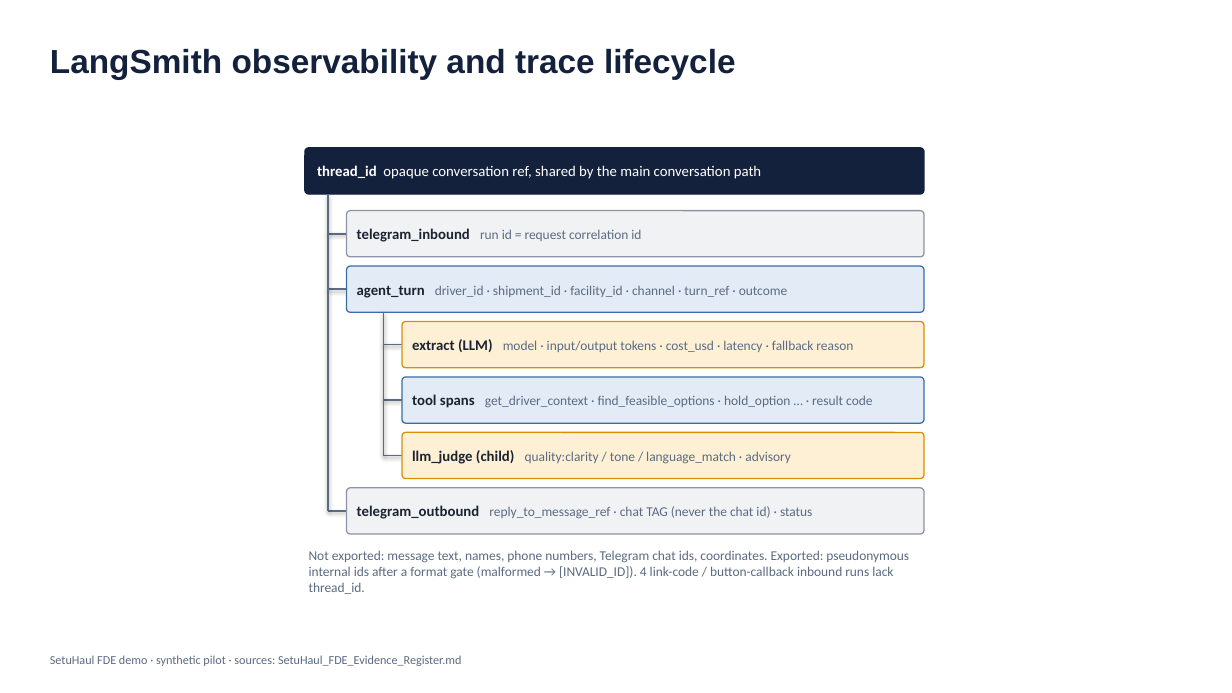
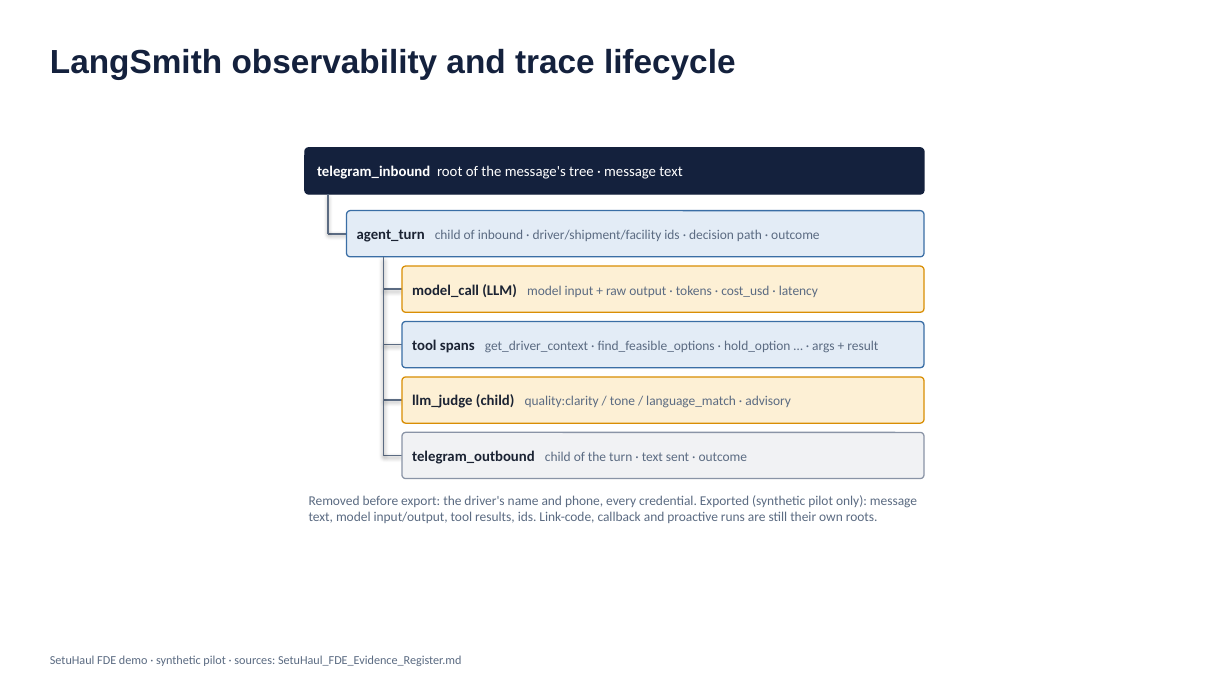
Before and after one commit to amolam/setuhaul-logistics, a slide deck: slide 9 of artifacts/fde-demo/source/diagrams_source.pptx. Drawn at 1232x693 pixels with LibreOffice and Linux fonts; fonts in the diff are those of the drawing. Boxes give left, top, right and bottom in pixels: in the first picture for what was removed or moved away, otherwise in the second. Text is boxed around its words. In the diff, an @@ line names an element or a change of style, - is before the commit and + after.

```diff
--- a/artifacts/fde-demo/source/diagrams_source.pptx
+++ b/artifacts/fde-demo/source/diagrams_source.pptx
@@ text in rounded rectangle at (317,165,682,179): text changed @@
-thread_id opaque conversation ref, shared by the main conversation path
+telegram_inbound root of the message's tree · message text
@@ line moved from (328, 511) - (347, 511) to (328, 194) - (328, 234) @@
@@ line removed from (328, 194) to (328, 511) @@
@@ rounded rectangle "agent_turn child of inbound · ..." at (347,211,924,257): fill #F1F2F4 to #E3ECF6; outline #8A94A6 1 pt to #3A6EA5 1 pt @@
@@ text in rounded rectangle at (357,229,819,242): text changed @@
-telegram_inbound run id = request correlation id
+agent_turn child of inbound · driver/shipment/facility ids · decision path · outcome
@@ line moved from (384, 312) - (384, 456) to (384, 257) - (384, 456) @@
@@ rounded rectangle "model_call (LLM) model input + ...": place and size @@
-rounded rectangle "model_call (LLM) model input + ..." at (347,266,924,312)
+rounded rectangle "model_call (LLM) model input + ..." at (402,266,924,312)
@@ rounded rectangle "model_call (LLM) model input + ..." at (402,266,924,312): fill #E3ECF6 to #FDF0D5; outline #3A6EA5 1 pt to #D98E04 1 pt @@
@@ line moved from (328, 289) - (347, 289) to (384, 289) - (402, 289) @@
@@ text in rounded rectangle at (412,284,818,297): text changed @@
-agent_turn driver_id · shipment_id · facility_id · channel · turn_ref · outcome
+model_call (LLM) model input + raw output · tokens · cost_usd · latency
@@ rounded rectangle "tool spans get_driver_context · find_feasible_options ...": place and size @@
-rounded rectangle "tool spans get_driver_context · find_feasible_options ..." at (402,377,924,423)
+rounded rectangle "tool spans get_driver_context · find_feasible_options ..." at (402,322,924,368)
@@ rounded rectangle removed at (402,322,924,368) @@
-extract (LLM) model · input/output tokens · cost_usd · latency · fallback reason
@@ text in rounded rectangle at (412,339,878,353): text changed @@
-tool spans get_driver_context · find_feasible_options · hold_option … · result code
+tool spans get_driver_context · find_feasible_options · hold_option … · args + result
@@ rounded rectangle "llm_judge (child) quality:clarity / tone ...": place and size @@
-rounded rectangle "llm_judge (child) quality:clarity / tone ..." at (402,433,924,479)
+rounded rectangle "llm_judge (child) quality:clarity / tone ..." at (402,377,924,423)
@@ rounded rectangle added at (402,433,924,479), fill #F1F2F4, outline #8A94A6 1 pt, 10.5 pt, text #5B6B82 @@
+telegram_outbound child of the turn · text sent · outcome
@@ text added at (309,495,917,523), 10.5 pt, text #5B6B82 @@
+Removed before export: the driver's name and phone, every credential. Exported (synthetic pilot only): message text, model input/output, tool results, ids. Link-code, callback and proactive runs are still their own roots.
@@ rounded rectangle removed at (347,488,924,534) @@
-telegram_outbound reply_to_message_ref · chat TAG (never the chat id) · status
@@ text removed at (309,550,909,594) @@
-Not exported: message text, names, phone numbers, Telegram chat ids, coordinates. Exported: pseudonymous internal ids after a format gate (malformed → [INVALID_ID]). 4 link-code / button-callback inbound runs lack thread_id.
```
Also in this commit, not shown: 12 other files.
